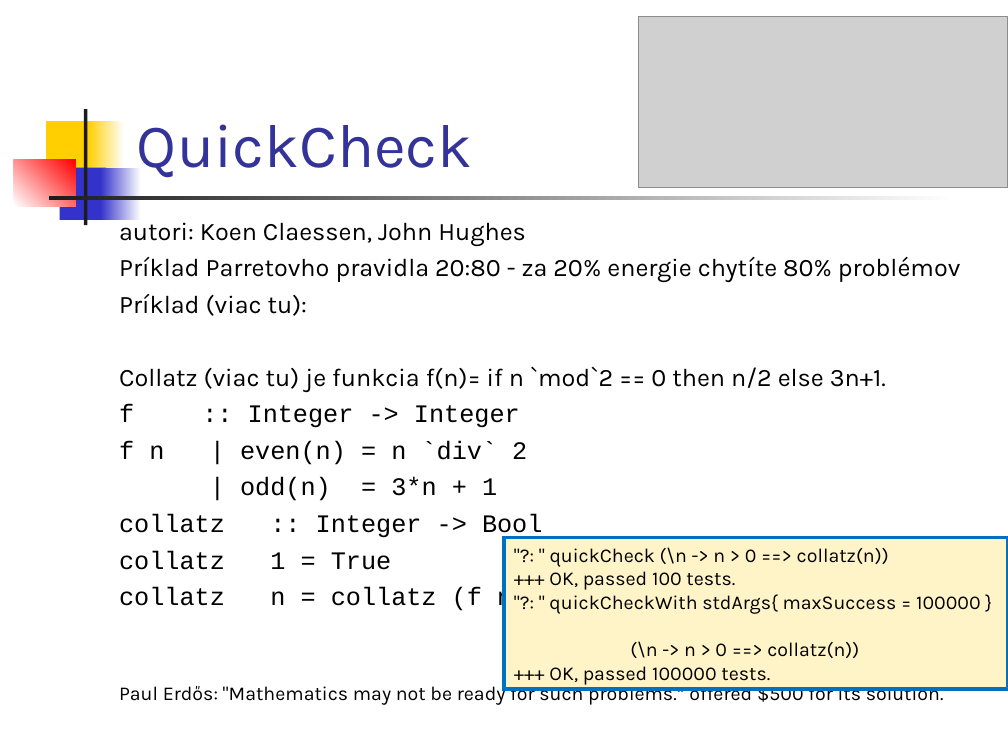
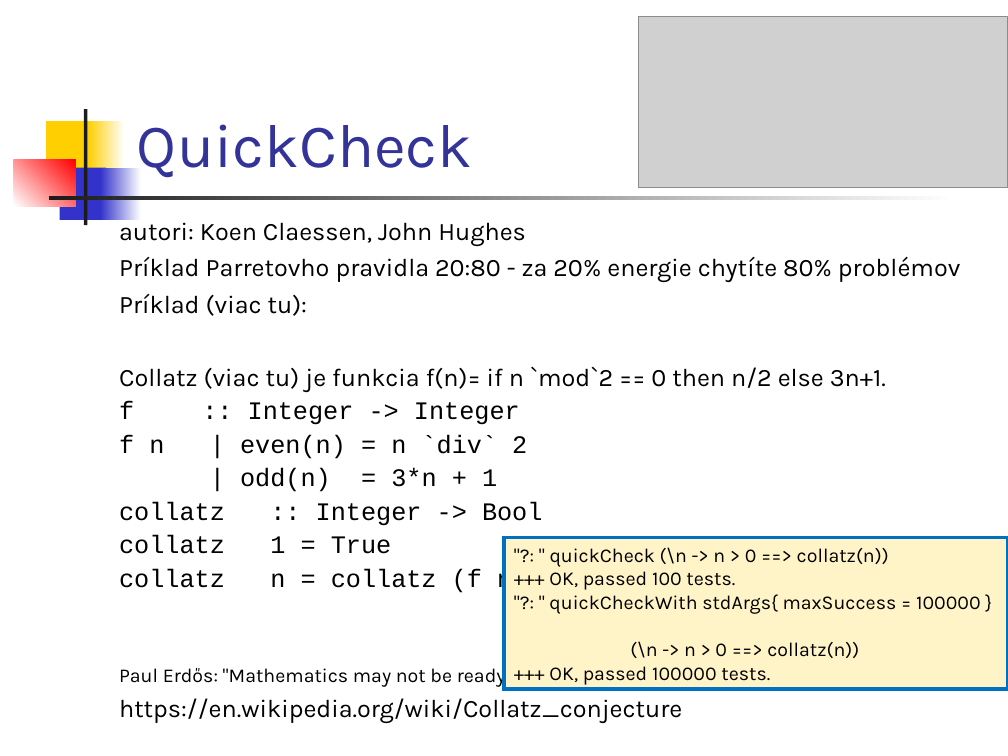
Before and after one commit to Funkcionalne/Prednasky, a slide deck: slide 21 of 02/02_fpro.ppt (slide 20 before the commit). Drawn at 1008x756 pixels with LibreOffice and Linux fonts; fonts in the diff are those of the drawing; grey boxes stand for pictures. Boxes give left, top, right and bottom in pixels: in the first picture for what was removed or moved away, otherwise in the second. Text is boxed around its words. In the diff, an @@ line names an element or a change of style, - is before the commit and + after.

```diff
--- a/02/02_fpro.ppt
+++ b/02/02_fpro.ppt
@@ text at (x1=119, y1=401, x2=542, y2=595): line spacing 1 to 0.9 @@
@@ text at (x1=119, y1=698, x2=682, y2=723): paragraph added @@
+https://en.wikipedia.org/wiki/Collatz_conjecture
```
Also in this commit, not shown: 2 slides added, 9 other files.
